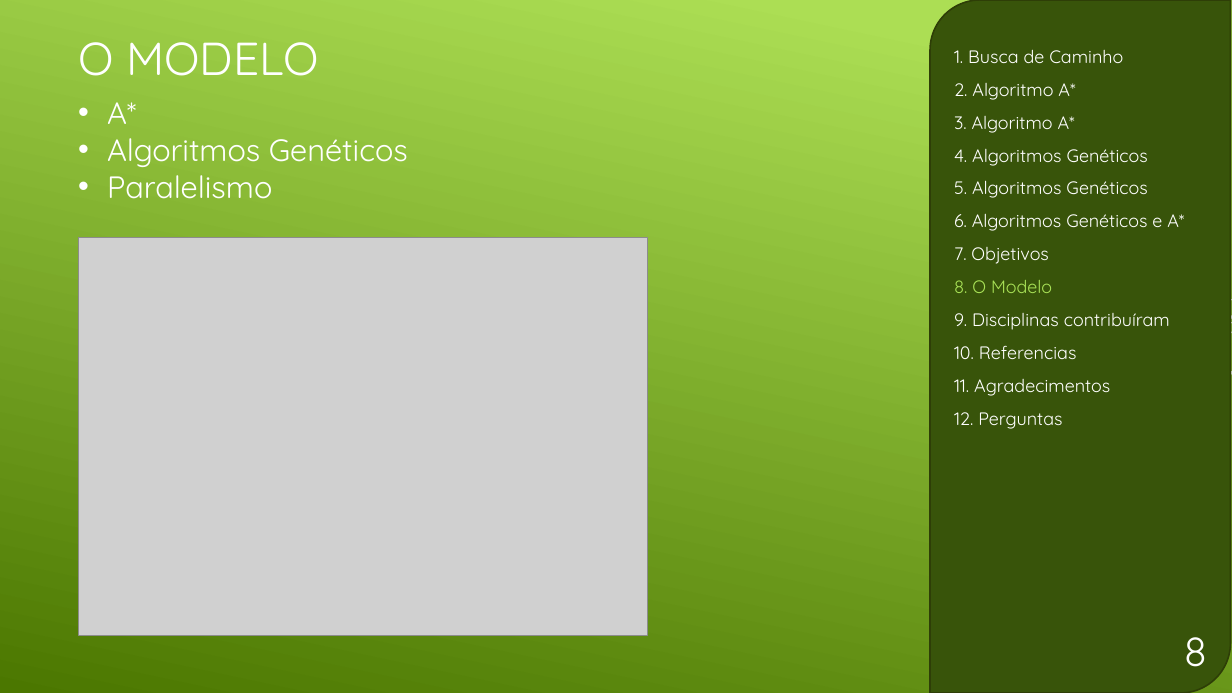
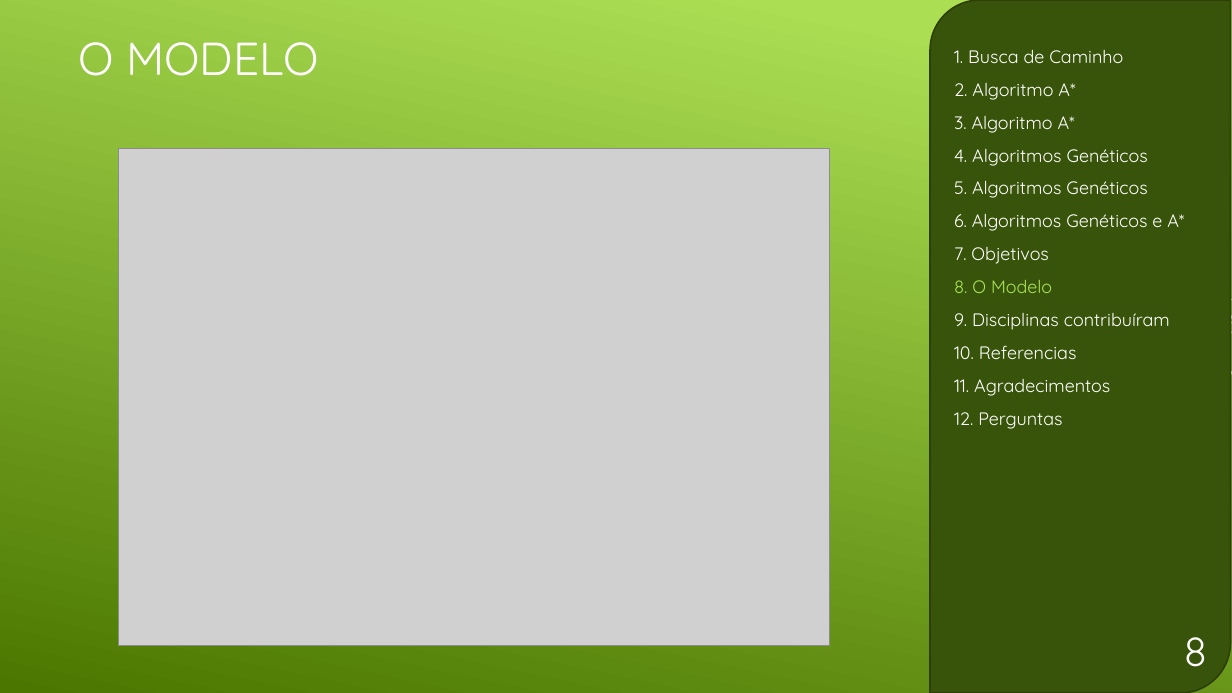
Before and after one commit to GDPLTDA/SenacTCC, a slide deck: slide 9 of Apresentação.pptx. Drawn at 1232x693 pixels with LibreOffice and Linux fonts; fonts in the diff are those of the drawing; grey boxes stand for pictures. Boxes give left, top, right and bottom in pixels: in the first picture for what was removed or moved away, otherwise in the second. Text is boxed around its words. In the diff, an @@ line names an element or a change of style, - is before the commit and + after.

```diff
--- a/Apresentação.pptx
+++ b/Apresentação.pptx
@@ text removed at bbox=[107, 102, 408, 199] @@
-• A*
-• Algoritmos Genéticos
-• Paralelismo
@@ picture: place and size @@
-picture at bbox=[79, 238, 648, 636]
+picture at bbox=[118, 149, 830, 646]
```
Also in this commit, not shown: 7 other slides changed, 2 other files.
